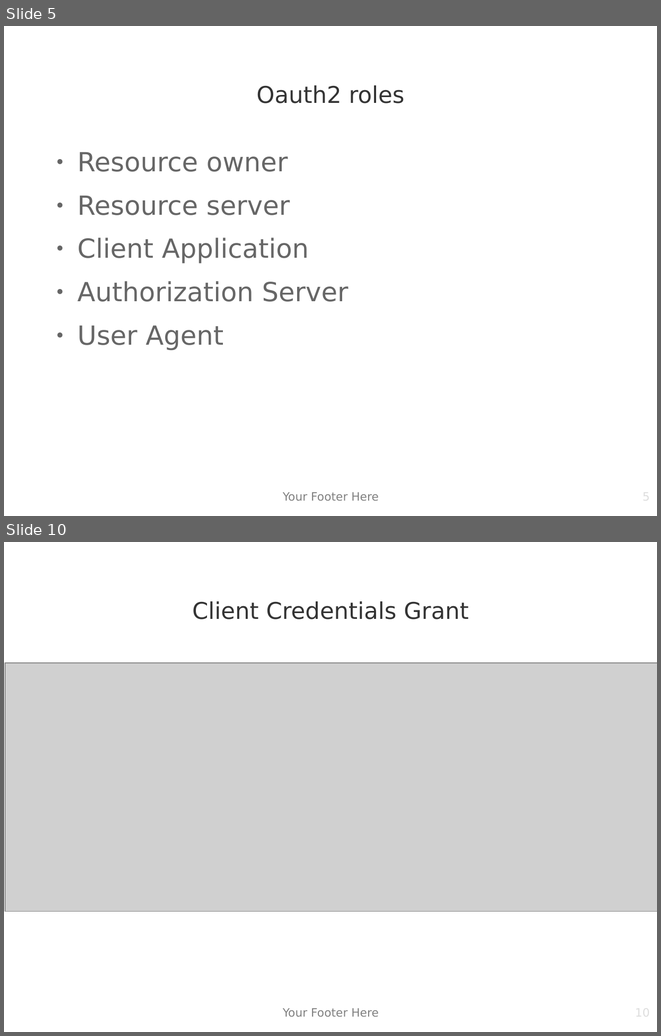
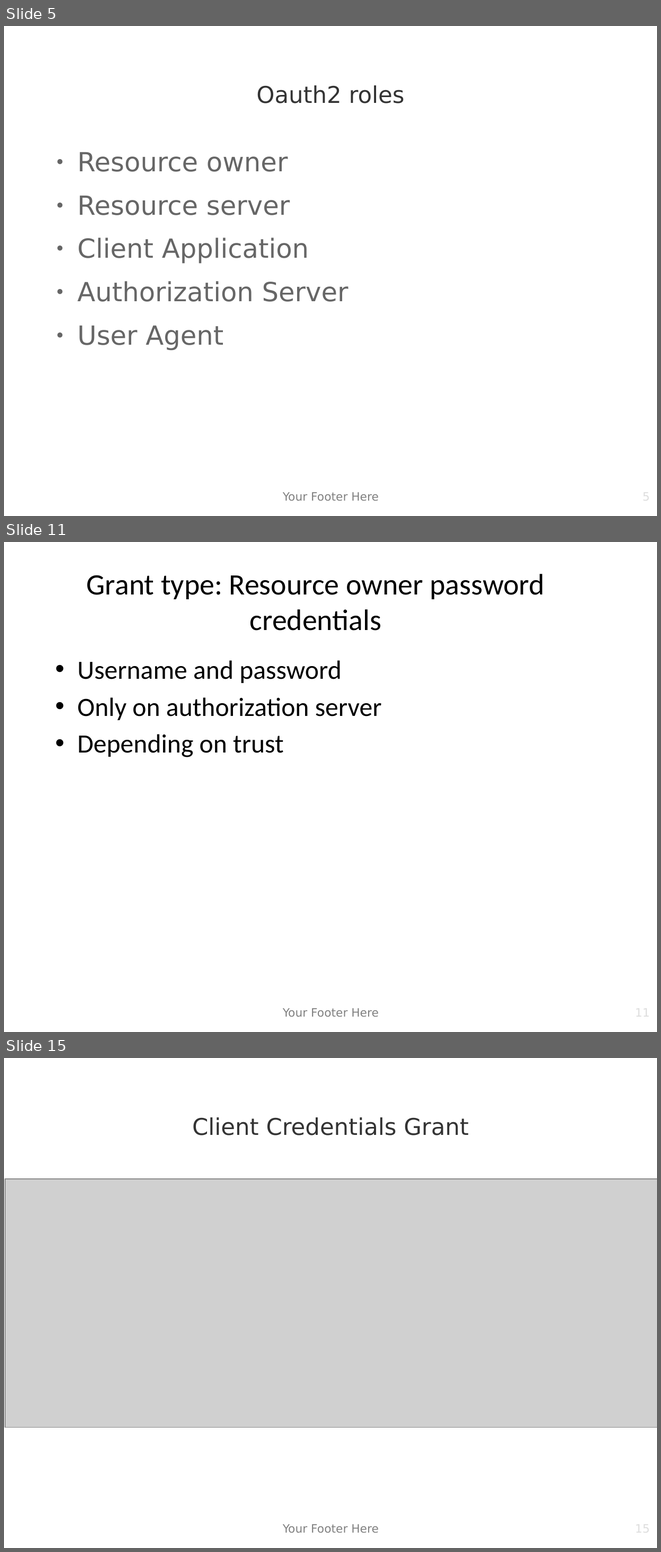
Before and after one commit to sebivenlo/OAuth2, a slide deck: Powerpoint.odp. Shown one above the other, each under a label of ours: slides 5 and 10 before the commit, slides 5, 11 and 15 after it; the slides between them are not shown. The pictures are 661x1036 and 661x1552 pixels, drawn with LibreOffice and Linux fonts; fonts in the diff are those of the drawing; grey boxes stand for pictures; background and template pictures are left out. Boxes give left, top, right and bottom in pixels: in the first picture for what was removed or moved away, otherwise in the second. Text is boxed around its words. In the diff, an @@ line names an element or a change of style, - is before the commit and + after.

```diff
--- a/Powerpoint.odp
+++ b/Powerpoint.odp
@@ slide 11 added at (x1=4, y1=542, x2=657, y2=1032), background picture (left out) @@
@@ title added at (x1=87, y1=574, x2=545, y2=631), 36 pt, text #000000 @@
+Grant type: Resource owner password credentials
@@ text added at (x1=77, y1=660, x2=382, y2=757), 32 pt, text #000000 @@
+• Username and password
+• Only on authorization server
+• Depending on trust
@@ text added at (x1=283, y1=1008, x2=379, y2=1016), 14 pt, text #808080 @@
+Your Footer Here
@@ page number added at (x1=498, y1=1005, x2=651, y2=1032), 14 pt, text #DDDDDD @@
+11
@@ what was slide 10 is now slide 15 @@
@@ page number at (x1=498, y1=1521, x2=651, y2=1548): text changed @@
-10
+15
```
Also in this commit, not shown: 7 slides changed, 5 other slides added, 4 other files.
